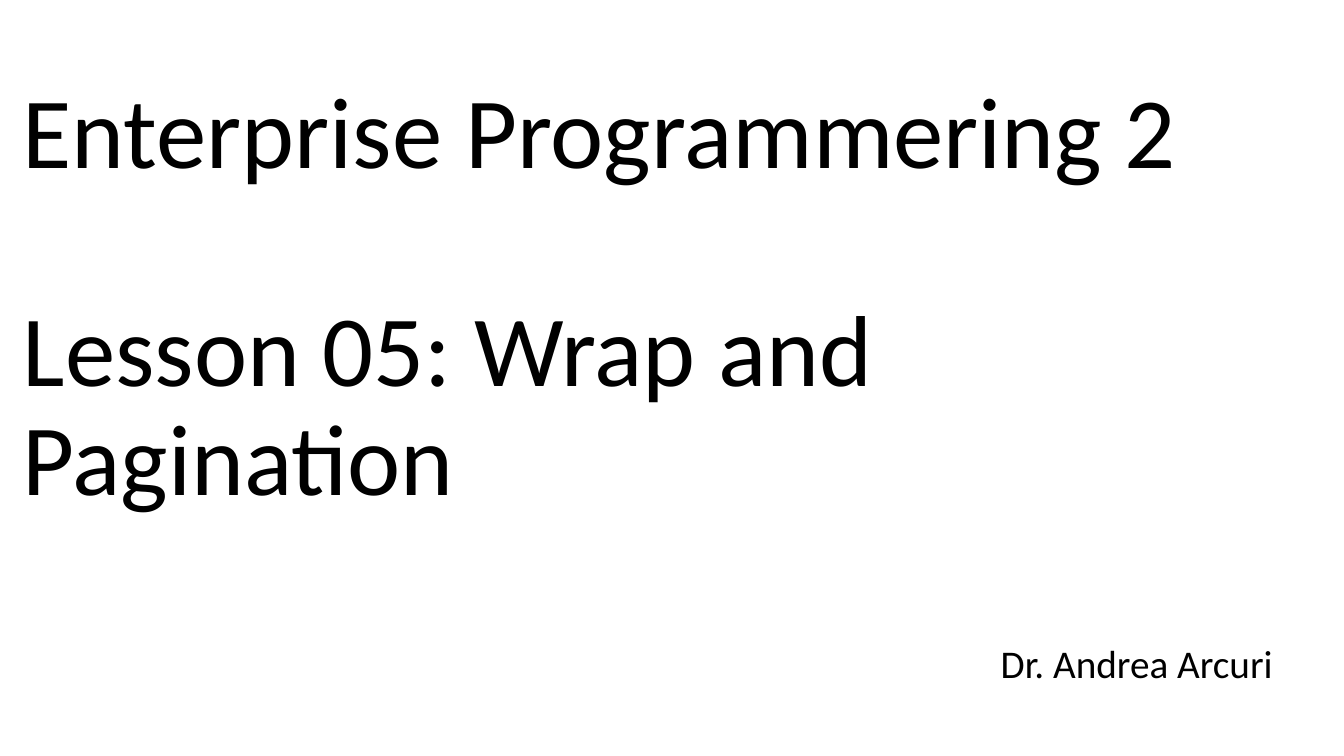
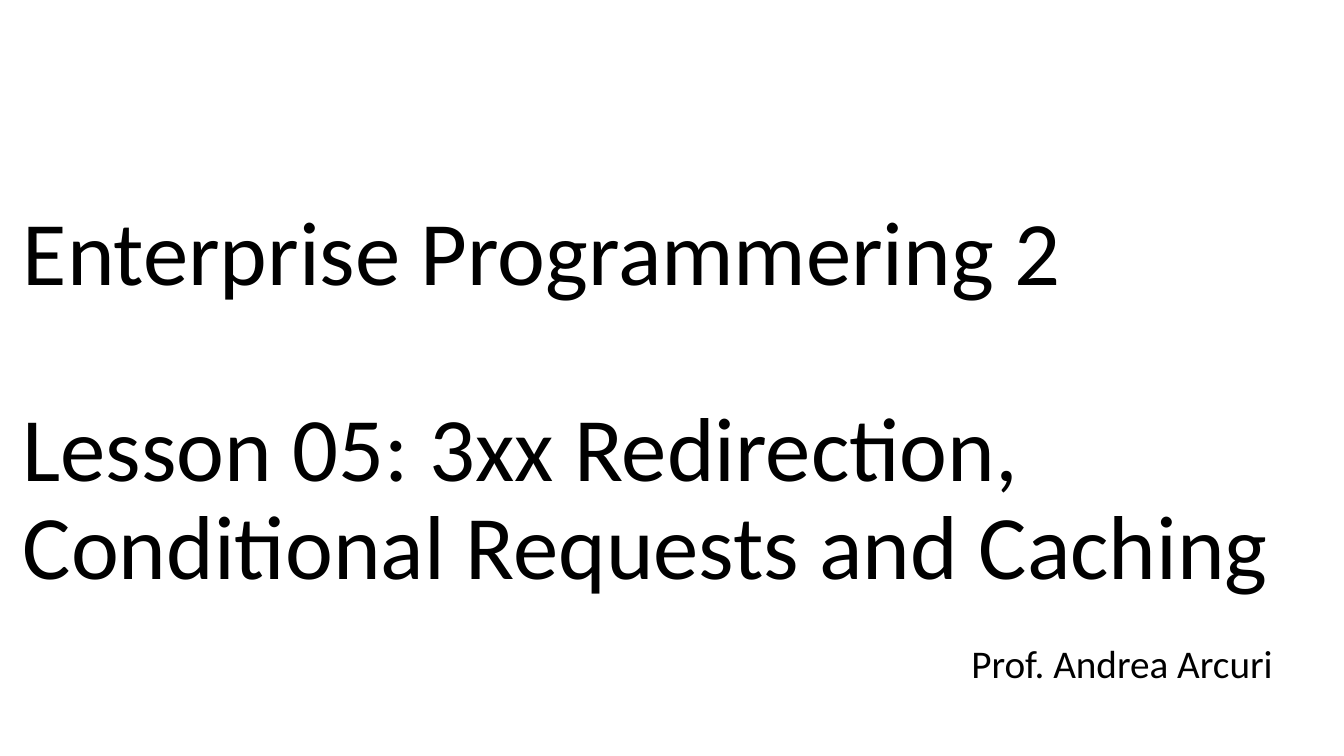
Before and after one commit to arcuri82/testing_security_development_enterprise_systems, a slide deck: slide 1 of doc/advanced/slides/lesson_05.pptx. Drawn at 1344x756 pixels with LibreOffice and Linux fonts; fonts in the diff are those of the drawing. Boxes give left, top, right and bottom in pixels: in the first picture for what was removed or moved away, otherwise in the second. Text is boxed around its words. In the diff, an @@ line names an element or a change of style, - is before the commit and + after.

```diff
--- a/doc/advanced/slides/lesson_05.pptx
+++ b/doc/advanced/slides/lesson_05.pptx
@@ title at [23,222,1268,595]: text changed; size 72 to 64.8 pt @@
-Enterprise Programmering 2
-Lesson 05: Wrap and Pagination
+Enterprise Programmering 2
+Lesson 05: 3xx Redirection, Conditional Requests and Caching
@@ subtitle at [971,650,1272,679]: text changed @@
-Dr. Andrea Arcuri
+Prof. Andrea Arcuri
```
Also in this commit, not shown: 3 other slides changed, 32 slides added, 15 slides removed, 17 other files.
